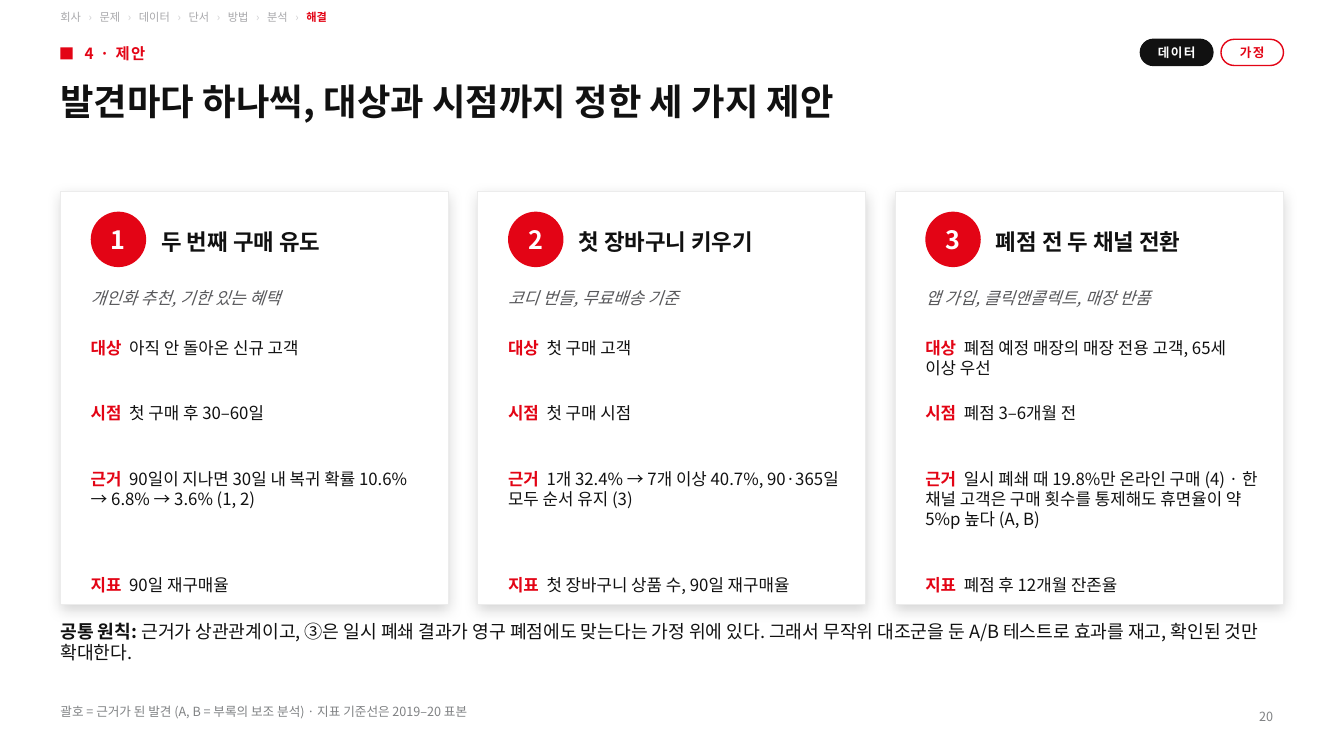
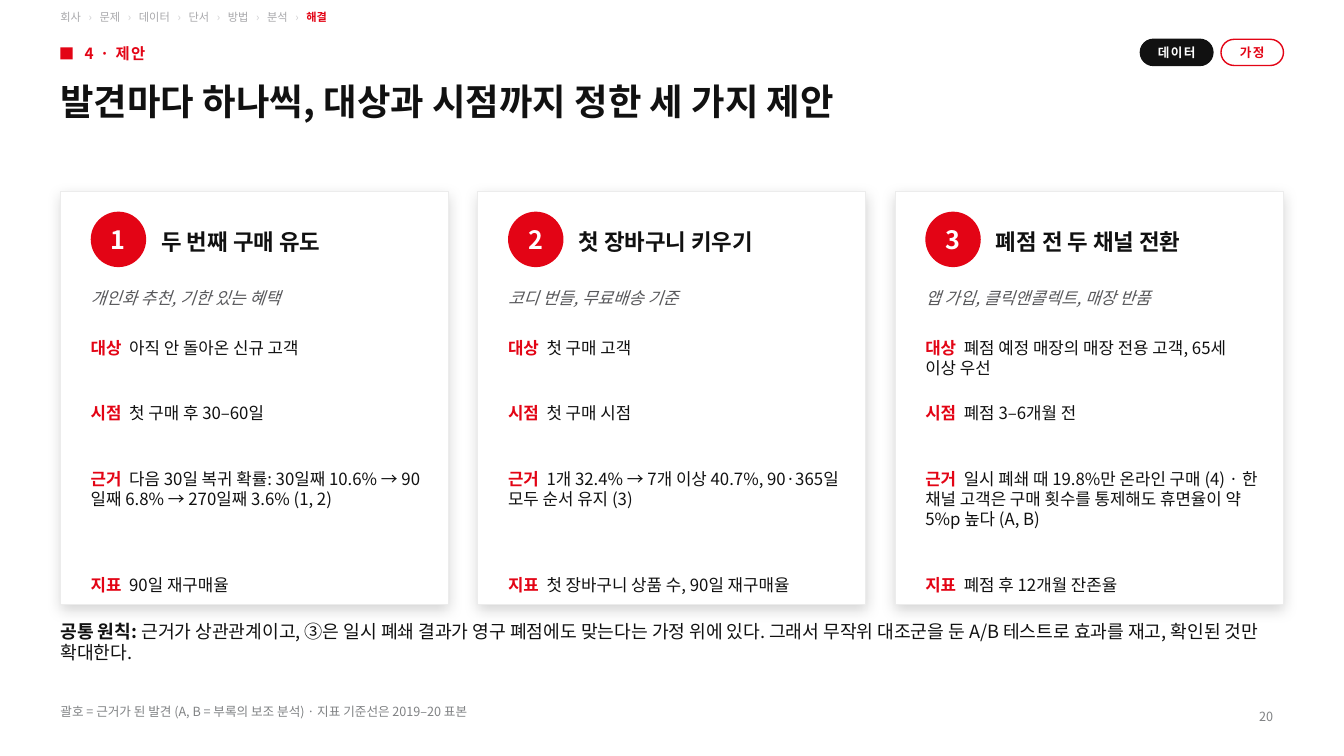
Before and after one commit to underthesun7213/social-data, a slide deck: slide 20 of presentation/hm_retention_deck_ko.pptx. Drawn at 1344x756 pixels with LibreOffice and Linux fonts; fonts in the diff are those of the drawing. Boxes give left, top, right and bottom in pixels: in the first picture for what was removed or moved away, otherwise in the second. Text is boxed around its words. In the diff, an @@ line names an element or a change of style, - is before the commit and + after.

```diff
--- a/presentation/hm_retention_deck_ko.pptx
+++ b/presentation/hm_retention_deck_ko.pptx
@@ text at (x1=91, y1=471, x2=377, y2=508): text changed @@
-근거 90일이 지나면 30일 내 복귀 확률 10.6% → 6.8% → 3.6% (1, 2)
+근거 다음 30일 복귀 확률: 30일째 10.6% → 90일째 6.8% → 270일째 3.6% (1, 2)
```
Also in this commit, not shown: 2 other slides changed, 15 other files.
